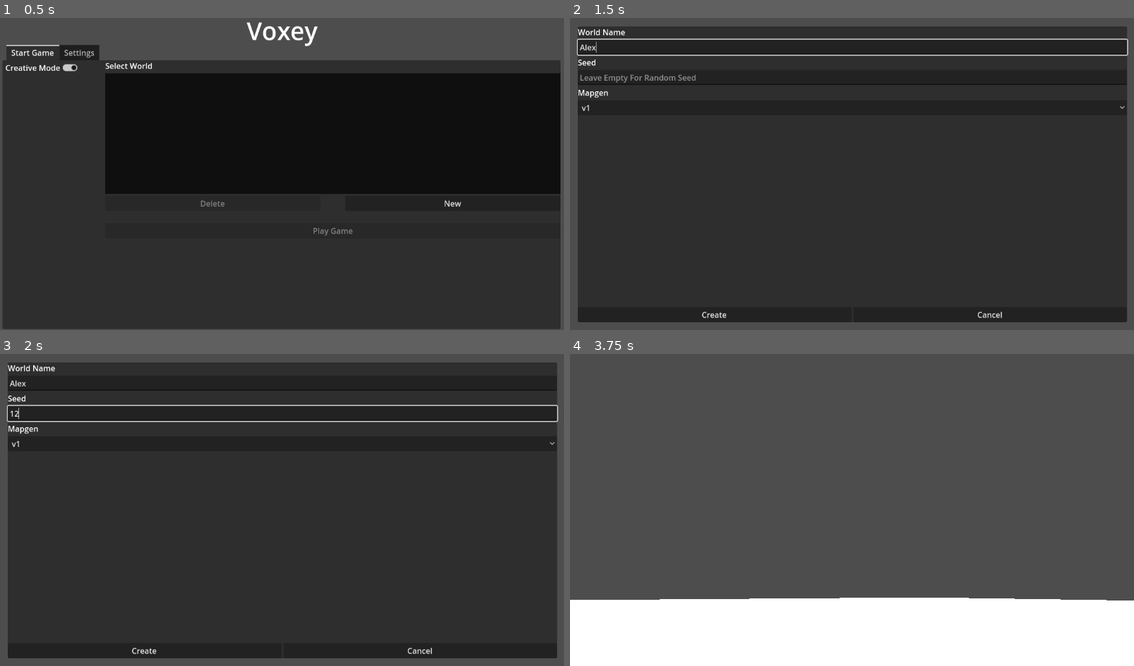
Above: before the commit, frames 1-4 (two rows, left to right).
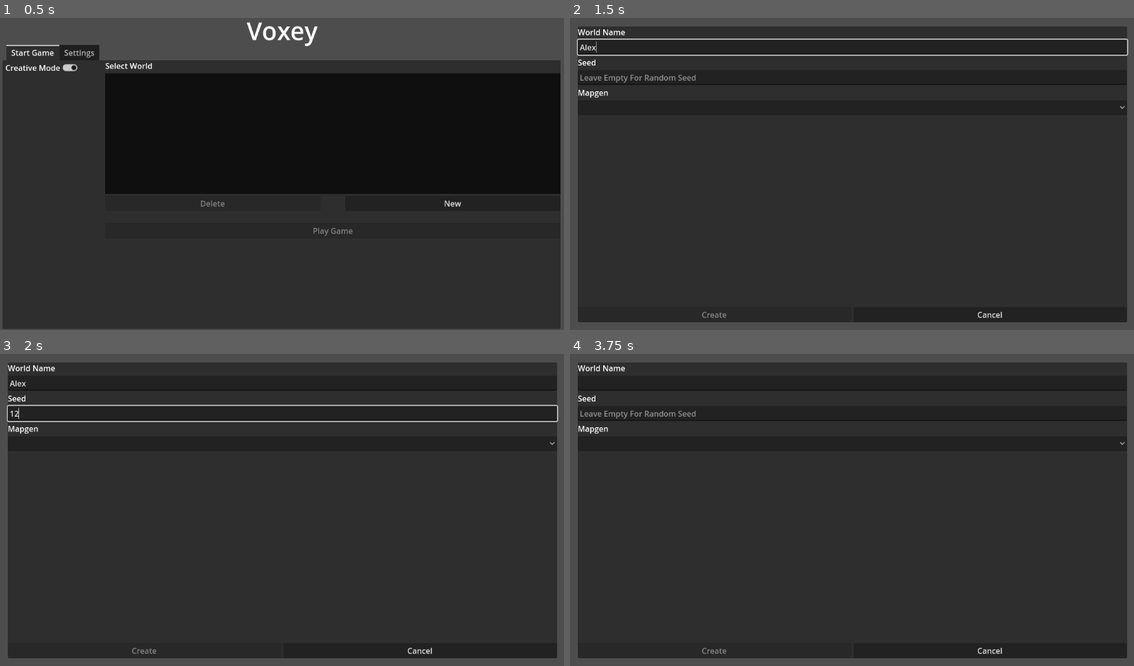
Above: after the commit, the same moments.

Repository: Hacknique/Novora
Game: Godot game, scene res://scenes/Menus/MainMenu.tscn
Two runs of this game, one before a commit and one after it. Both use one fixed random seed, a clock stepped at 60 frames per second and the inputs below. The engine's default icon, where the game draws it, is replaced by a stand-in: a white triangle on a blue panel in a dark square.
Inputs (mouse positions are in pixels of both pictures, inside the frame that each line leads up to):
- Up to frame 1 (0.5 s): no input
- Up to frame 2 (1.5 s): click "New" at 0.5 s; click (852, 46) at 1.27 s; type "Alex" at 1.35 s
- Up to frame 3 (2 s): click (282, 413) at 1.5 s; type "12" at 1.58 s
- Up to frame 4 (3.75 s): click (852, 444) at 2 s; click "Create" (after the commit: "Cancel") at 2.75 s; click (1021, 538) at 3.5 s, where only the run after the commit has a clickable "New"

Frame 1 is identical in both runs. In frame 2, less than 0.1% of the frame differs, in the area x 2-28%, y 27-97%; in frame 3, less than 0.1%; in frame 4, 95%, in the area x 0-100%, y 2-100%.

Commit message:
Added report template

Diff:
--- a/scenes/Menus/NewWorldMenu.tscn
+++ b/scenes/Menus/NewWorldMenu.tscn
@@ -1,11 +1,15 @@
-[gd_scene load_steps=5 format=3 uid="uid://dvlxvbiq6k0xd"]
+[gd_scene load_steps=6 format=3 uid="uid://dvlxvbiq6k0xd"]
 
 [ext_resource type="Script" path="res://scripts/Menus/NewWorldMenu/Cancel.gd" id="1_k3lwg"]
 [ext_resource type="Script" path="res://scripts/Menus/NewWorldMenu/Create.gd" id="1_xgcw4"]
+[ext_resource type="Script" path="res://scripts/Menus/NewWorldMenu/WorldgenType.gd" id="2_4kbqg"]
 [ext_resource type="Script" path="res://scripts/Menus/NewWorldMenu/NameEntry.gd" id="2_vqtrq"]
 
 [sub_resource type="GDScript" id="GDScript_8yvxp"]
 script/source = "extends Node
+class_name NewWorld
+
+var valid_options = 0
 "
 
 [node name="NewWorld" type="Control"]
@@ -73,11 +77,14 @@
 text = "Mapgen"
 
 [node name="OptionButton" type="OptionButton" parent="PanelContainer/NewWorldGrid/MainOptions/MapgenContainer"]
+unique_name_in_owner = true
 layout_mode = 2
-item_count = 1
-selected = 0
-popup/item_0/text = "v1"
+item_count = 2
+popup/item_0/text = "flat"
 popup/item_0/id = 0
+popup/item_1/text = "v1"
+popup/item_1/id = 1
+script = ExtResource("2_4kbqg")
 
 [node name="Actions" type="HBoxContainer" parent="PanelContainer/NewWorldGrid"]
 layout_mode = 2
@@ -98,5 +105,6 @@
 script = ExtResource("1_k3lwg")
 
 [connection signal="text_changed" from="PanelContainer/NewWorldGrid/MainOptions/WorldNameContainer/WorldNameEntry" to="PanelContainer/NewWorldGrid/MainOptions/WorldNameContainer/WorldNameEntry" method="_on_text_changed"]
+[connection signal="item_selected" from="PanelContainer/NewWorldGrid/MainOptions/MapgenContainer/OptionButton" to="PanelContainer/NewWorldGrid/MainOptions/MapgenContainer/OptionButton" method="_on_item_selected"]
 [connection signal="pressed" from="PanelContainer/NewWorldGrid/Actions/CreateNewWorldBtn" to="PanelContainer/NewWorldGrid/Actions/CreateNewWorldBtn" method="_on_pressed"]
 [connection signal="pressed" from="PanelContainer/NewWorldGrid/Actions/CancelNewWorldBtn" to="PanelContainer/NewWorldGrid/Actions/CancelNewWorldBtn" method="_on_pressed"]
--- a/scripts/Menus/NewWorldMenu/NameEntry.gd
+++ b/scripts/Menus/NewWorldMenu/NameEntry.gd
@@ -1,7 +1,8 @@
 extends Node
 
 func _on_text_changed(new_text):
-	if new_text != "":
+	var world = World.new(new_text)
+	if new_text != "" and !world.does_exist() and %OptionButton.selected != -1:
 		%CreateNewWorldBtn.disabled = false
 	else:
 		%CreateNewWorldBtn.disabled = true
--- /dev/null
+++ b/scripts/Menus/NewWorldMenu/WorldgenType.gd
@@ -0,0 +1,8 @@
+extends OptionButton
+
+func _on_item_selected(index):
+	var worldgen_type = self.get_item_text(index)
+	var world_name = %WorldNameEntry.text
+	var world = World.new(world_name)
+	if world_name != "" and !world.does_exist():
+		%CreateNewWorldBtn.disabled = false
Not shown, added: export_presets.cfg
Not shown, added: docs/REPORT.md
